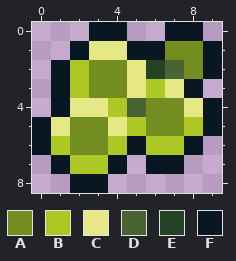
Two versions of one pixel-art sprite, lootplot.juice/assets/sticky_item_visual_final.png. Above, as it was before the edit.
The file is 10x9 pixels. Colours within 5 levels of each other are drawn and written as one.
Palette (. is transparent): A #748d21  B #adc725  C #e5e885  D #486432  E #234226  F #081721
Pixels before, first column x 0:
0 ...FF..FF.
1 ..FCCFFAAF
2 .FBAACEDAF
3 .FBAACBCF.
4 .FCCBDAACF
5 FCAACBAABF
6 FBAABFBBF.
7 .FBBF.FF..
8 ..FF......
Now the later version:
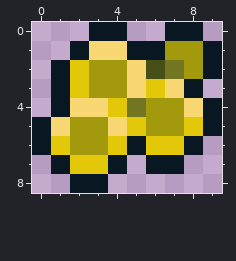
Log entry: Created sticky potion, made sticky visuals better
Changes in this commit:
Colour A changes from #748d21 to #a29a0c.
Colour B changes from #adc725 to #e3c809.
Colour C changes from #e5e885 to #f9d874.
Colour D changes from #486432 to #727620.
Colour E changes from #234226 to #484e17.
Boxes around the changes in both pictures, in picture pixels (x1, y1, x2, y2):
changed: (51, 41, 203, 174)
